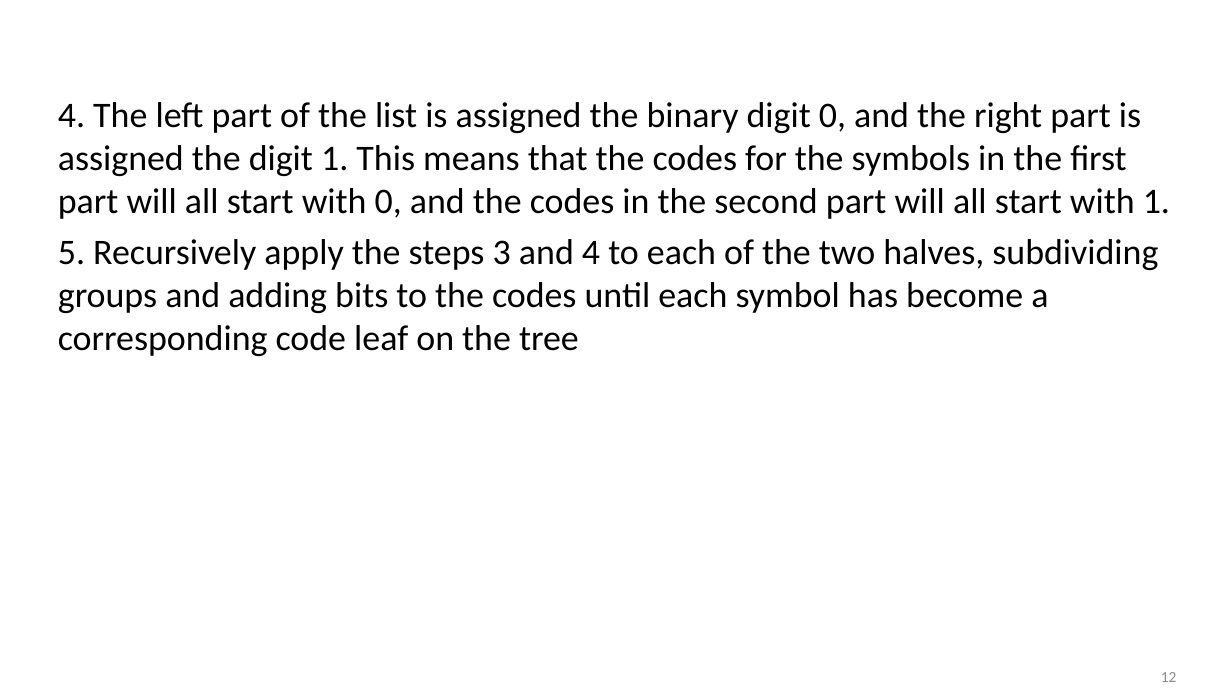
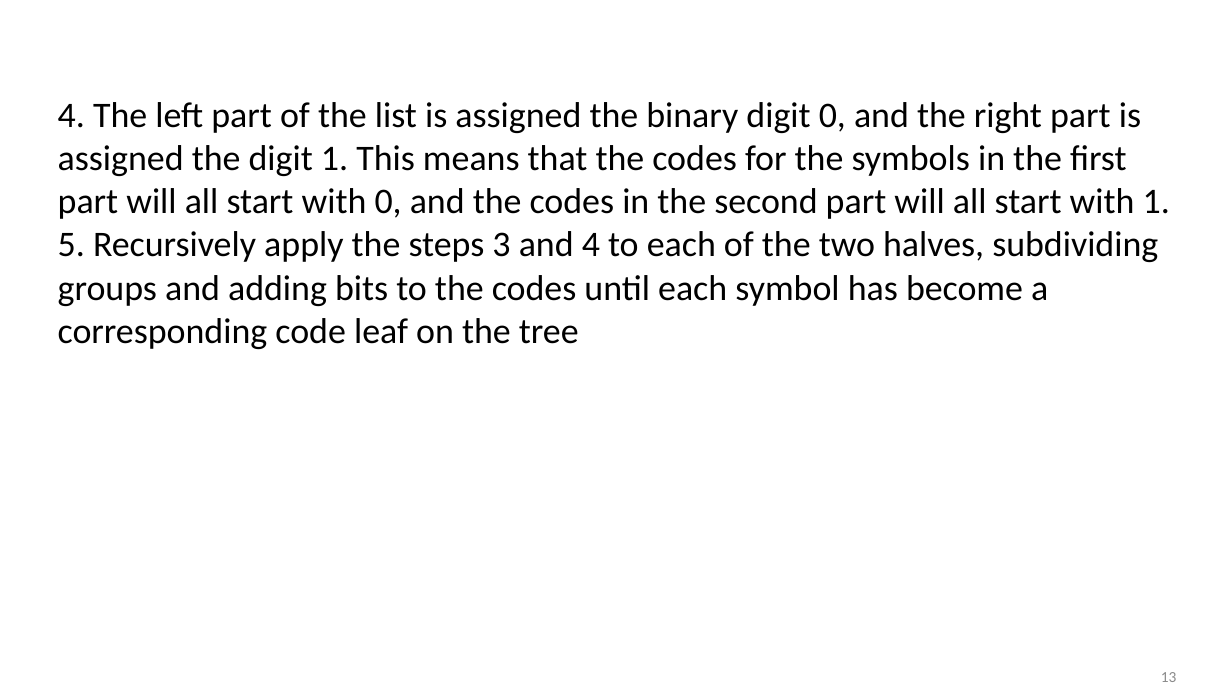
Before and after one commit to ashiagarwal73/Comparision-and-implementation-of-Compression-Algorithms, a slide deck: slide 13 of PodHandler.pptx (slide 12 before the commit). Drawn at 1232x693 pixels with LibreOffice and Linux fonts; fonts in the diff are those of the drawing; background and template pictures are left out. Boxes give left, top, right and bottom in pixels: in the first picture for what was removed or moved away, otherwise in the second. Text is boxed around its words. In the diff, an @@ line names an element or a change of style, - is before the commit and + after.

```diff
--- a/PodHandler.pptx
+++ b/PodHandler.pptx
@@ text "4. The left part of ..." at bbox=[58, 102, 1170, 349]: less space between paragraphs @@
@@ page number at bbox=[1161, 672, 1177, 682]: text changed; text colour #8C8C8C to #8B8B8B @@
-12
+13
```
Also in this commit, not shown: 11 other slides changed, 2 slides added, 1 slide removed.
